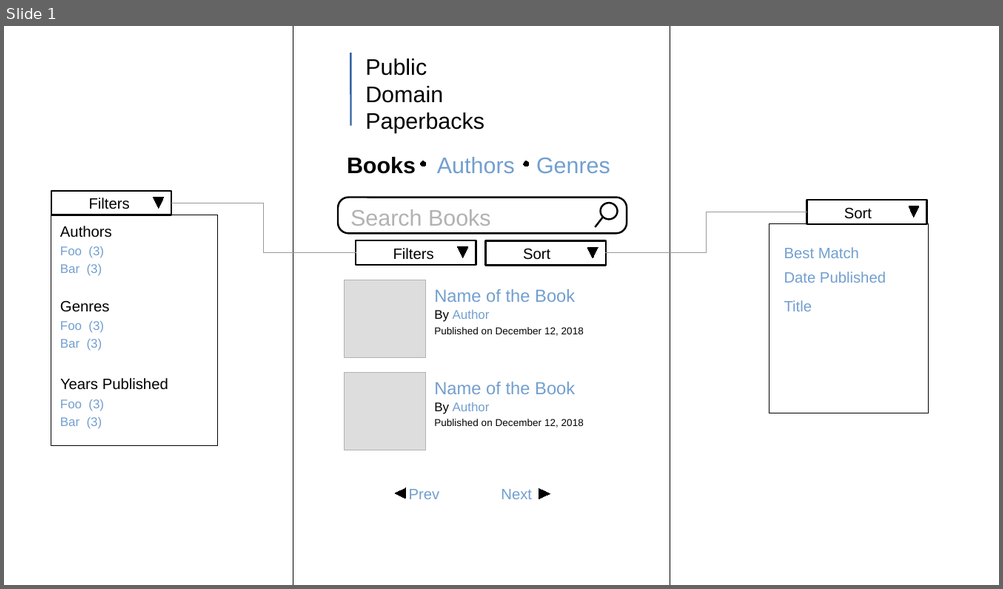
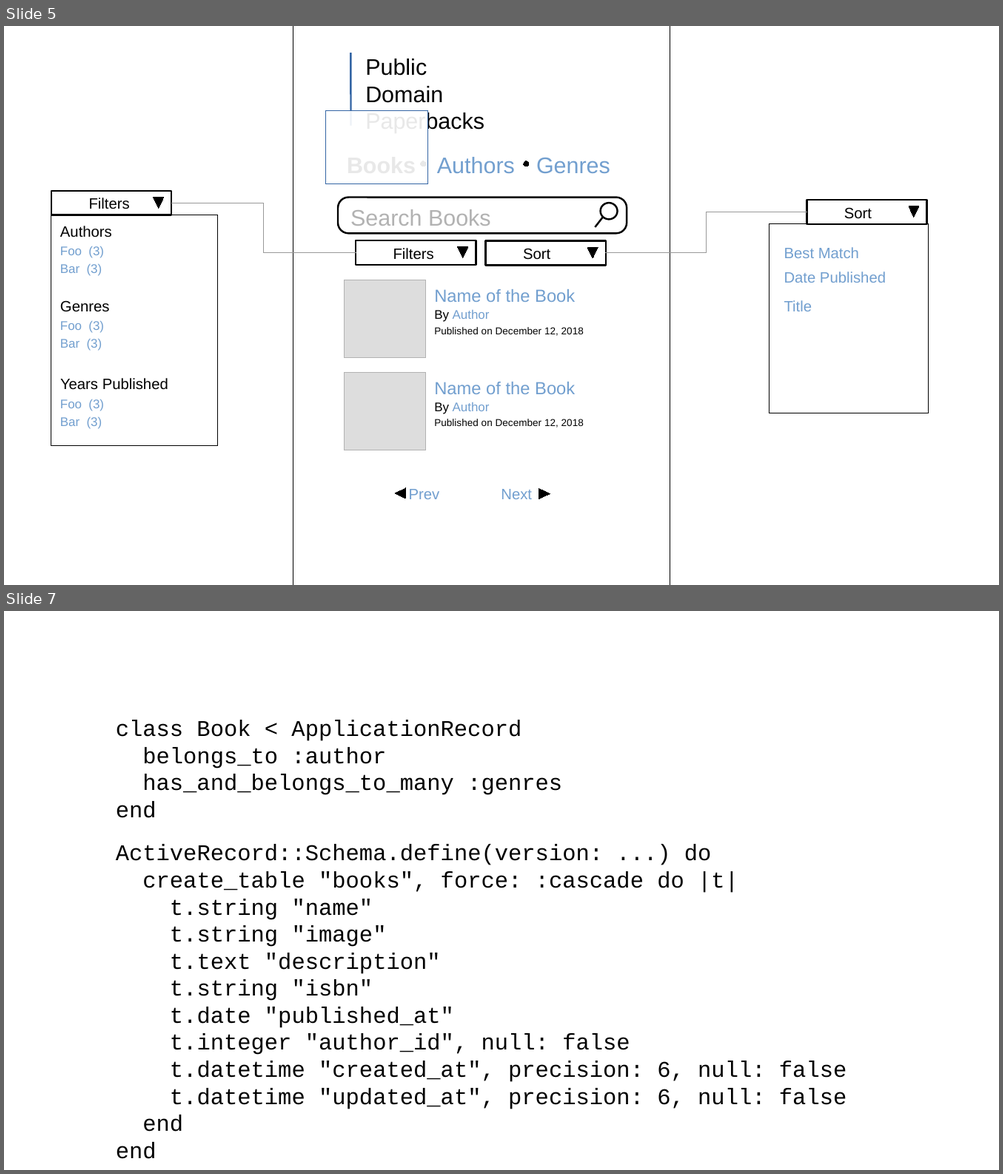
Before and after one commit to chriscressman/architecting-a-search-feature, a slide deck: presentation.odp. Shown one above the other, each under a label of ours: slide 1 before the commit, slides 5 and 7 after it; the slides between them are not shown. The pictures are 1003x589 and 1003x1174 pixels, drawn with LibreOffice and Linux fonts; fonts in the diff are those of the drawing. Boxes give left, top, right and bottom in pixels: in the first picture for what was removed or moved away, otherwise in the second. Text is boxed around its words. In the diff, an @@ line names an element or a change of style, - is before the commit and + after.

```diff
--- a/presentation.odp
+++ b/presentation.odp
@@ slide 7 added at (4,611,999,1170), background #FFFFFF @@
@@ text added at (116,720,562,818), 18 pt, text #000000 @@
+class Book < ApplicationRecord
+belongs_to :author
+has_and_belongs_to_many :genres
+end
@@ text added at (116,845,846,1159), 18 pt, text #000000 @@
+ActiveRecord::Schema.define(version: ...) do
+create_table "books", force: :cascade do |t|
+t.string "name"
+t.string "image"
+t.text "description"
+t.string "isbn"
+t.date "published_at"
+t.integer "author_id", null: false
+t.datetime "created_at", precision: 6, null: false
+t.datetime "updated_at", precision: 6, null: false
+end
+end
@@ what was slide 1 is now slide 5 @@
@@ slide 5 changed as well @@
@@ rectangle added at (325,111,428,185), fill #FFFFFF at 91% opacity, outline #3465A4 0 pt @@
@@ text removed at (347,157,415,174) @@
-Books
```
Also in this commit, not shown: 7 other slides added.
